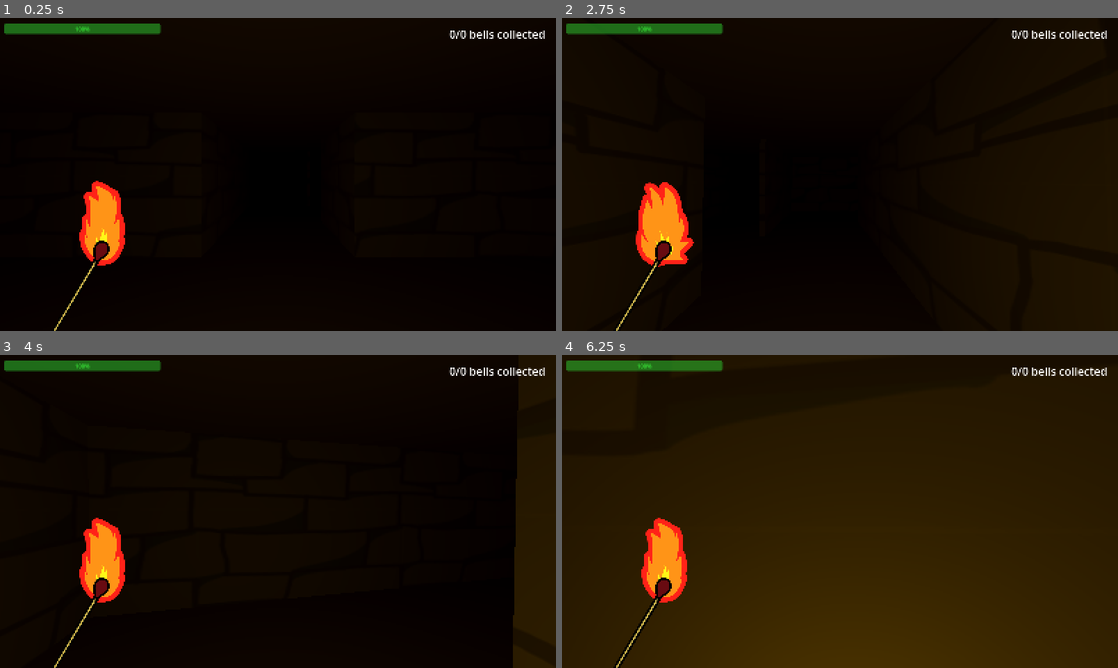
Above: before the commit, frames 1-4 (two rows, left to right).
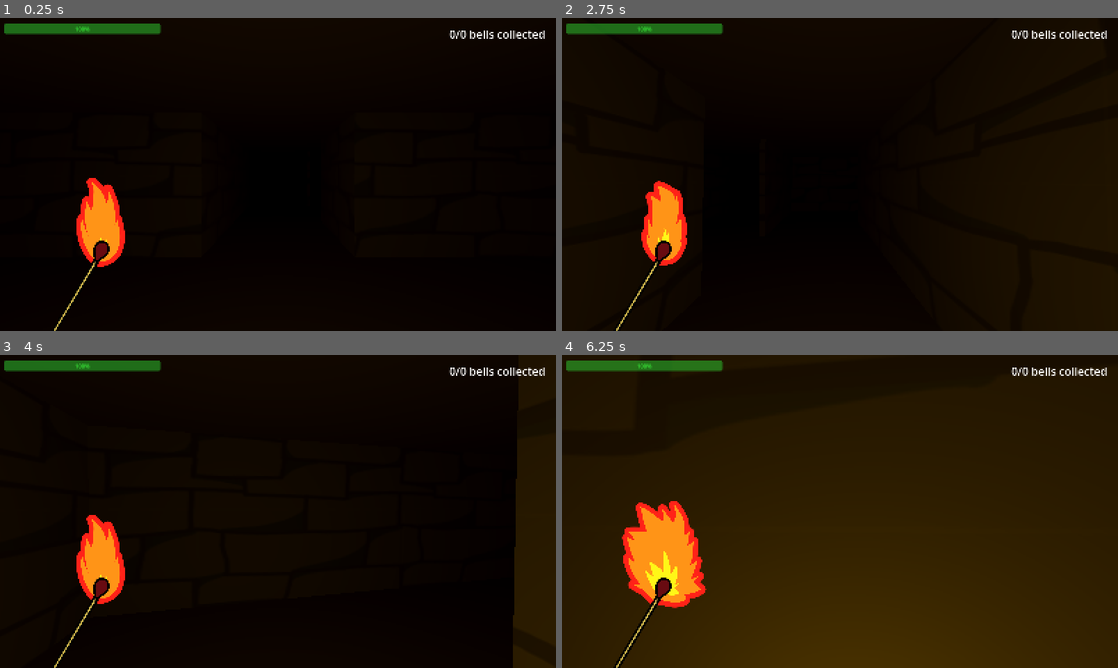
Above: after the commit, the same moments.

Repository: AvenirTheArtist/MazeGame
Game: Godot game, scene res://maps/maze_level.tscn
Same seed, same stepped clock (60 frames per second), same inputs: the game is played once before the commit and once after it.
Inputs (mouse positions are in pixels of both pictures, inside the frame that each line leads up to):
- Up to frame 1 (0.25 s): no input
- Up to frame 2 (2.75 s): tap Enter (ui_accept) at 0.5, 0.6, 0.77, 1.07, 1.52, 1.55, 1.82, 2.1 s; move the mouse to (867, 174) at 0.52 s; hold W (forward) from 0.53 s (still down); move the mouse to (812, 174) at 1.27 s; tap Shift (sprint) at 1.35 s; move the mouse to (851, 168) at 2.02 s
- Up to frame 3 (4 s): keep holding W (forward); move the mouse to (272, 517) at 2.77 s; tap Shift (sprint) at 2.85 s; tap Enter (ui_accept) at 3.02, 3.05, 3.32, 3.6, 3.77 s; move the mouse to (316, 514) at 3.52 s
- Up to frame 4 (6.25 s): tap Enter (ui_accept) at 4.07, 4.52, 4.55, 4.82, 5.1, 6.02, 6.05 s; move the mouse to (795, 508) at 4.27 s; tap Shift (sprint) at 4.35, 5.85 s; move the mouse to (845, 511) at 5.02 s; move the mouse to (817, 505) at 5.77 s; release W (forward) at 5.78 s; hold D (right) from 5.78 s (still down)

The runs differ from the first frame. In frame 1, 0.6% of the frame differs, in the area x 13-23%, y 51-80%; in frame 2, 0.9%; in frame 3, 0.6%; in frame 4, 3.0%, in the area x 10-26%, y 46-81%.

Commit message:
matchstick WIP 2
another commit of working on matchstick

Diff:
--- a/player_stuff/gui.tscn
+++ b/player_stuff/gui.tscn
@@ -16,6 +16,10 @@
 [sub_resource type="AtlasTexture" id="AtlasTexture_y0ual"]
 atlas = ExtResource("3_a72ct")
 region = Rect2(1024, 0, 1024, 1024)
+
+[sub_resource type="AtlasTexture" id="AtlasTexture_fffk0"]
+atlas = ExtResource("3_a72ct")
+region = Rect2(44, 44, 2, 2)
 
 [sub_resource type="AtlasTexture" id="AtlasTexture_fldqh"]
 atlas = ExtResource("3_a72ct")
@@ -39,9 +43,17 @@
 }, {
 "frames": [{
 "duration": 1.0,
+"texture": SubResource("AtlasTexture_fffk0")
+}],
+"loop": true,
+"name": &"empty",
+"speed": 1.0
+}, {
+"frames": [{
+"duration": 1.0,
 "texture": SubResource("AtlasTexture_fldqh")
 }],
-"loop": true,
+"loop": false,
 "name": &"enterfire",
 "speed": 4.0
 }]
@@ -115,12 +127,16 @@
 texture = ExtResource("2_l5pwb")
 script = ExtResource("3_fldqh")
 
-[node name="AnimatedSprite2D" type="AnimatedSprite2D" parent="bottomleft/matchstickgui" unique_id=72215489]
+[node name="fireanim" type="AnimatedSprite2D" parent="bottomleft/matchstickgui" unique_id=72215489]
 z_index = -1
 position = Vector2(676.18567, 86.57051)
 scale = Vector2(0.8139821, 0.8139821)
 sprite_frames = SubResource("SpriteFrames_6uk0c")
-animation = &"enterfire"
-autoplay = "animatedfire"
+animation = &"empty"
 
 [node name="burnouttimer" type="Timer" parent="bottomleft/matchstickgui" unique_id=1314475471]
+wait_time = 2.0
+one_shot = true
+
+[connection signal="animation_finished" from="bottomleft/matchstickgui/fireanim" to="bottomleft/matchstickgui" method="_on_fireanim_animation_finished"]
+[connection signal="timeout" from="bottomleft/matchstickgui/burnouttimer" to="bottomleft/matchstickgui" method="_on_burnouttimer_timeout"]
--- a/scripts/matchstickgui.gd
+++ b/scripts/matchstickgui.gd
@@ -1,27 +1,46 @@
 extends TextureRect
 
-@onready var animsprite: AnimatedSprite2D = $AnimatedSprite2D
+@onready var fireanim: AnimatedSprite2D = $fireanim
 @onready var burnouttimer: Timer = $burnouttimer
 
+@export var matchstick_health: float = 2
+
 var burning: bool = false
-enum stages {UNLIT, LIT, HALFWAY_LIT, BURNT_OUT}
+enum stages {UNLIT, LIT, HALFWAY_LIT, NONE}
 var current_stage: stages = stages.UNLIT
 
 func _ready() -> void:
 	start_burning()
 
 func start_burning():
+	burnouttimer.start()
 	current_stage = stages.LIT
 	burning = true
-	animsprite.play("animatedfire")
+	fireanim.play("enterfire")
+	await fireanim.animation_finished
+	fireanim.play("animatedfire")
+
+func burnout():
+	current_stage = stages.UNLIT
+	fireanim.play("empty")
+	print("action")
 
 func _process(delta: float) -> void:
+	if Input.is_action_just_pressed("ui_accept"):
+		start_burning()
+
+
 	match current_stage:
 		stages.LIT:
 			pass
+		stages.HALFWAY_LIT:
+			pass
 		stages.UNLIT:
 			pass
-		stages.HALFWAY_LIT:
+		stages.NONE:
 			pass
-		stages.BURNT_OUT:
-			pass
+
+
+func _on_burnouttimer_timeout() -> void:
+	burnout()
+	print("burnout")
Not shown, added: sounds/footstep.MP3.import
Not shown, added: sounds/vroosh.MP3.import
Not shown, added: sounds/footstep.MP3
Not shown, added: sounds/vroosh.MP3
